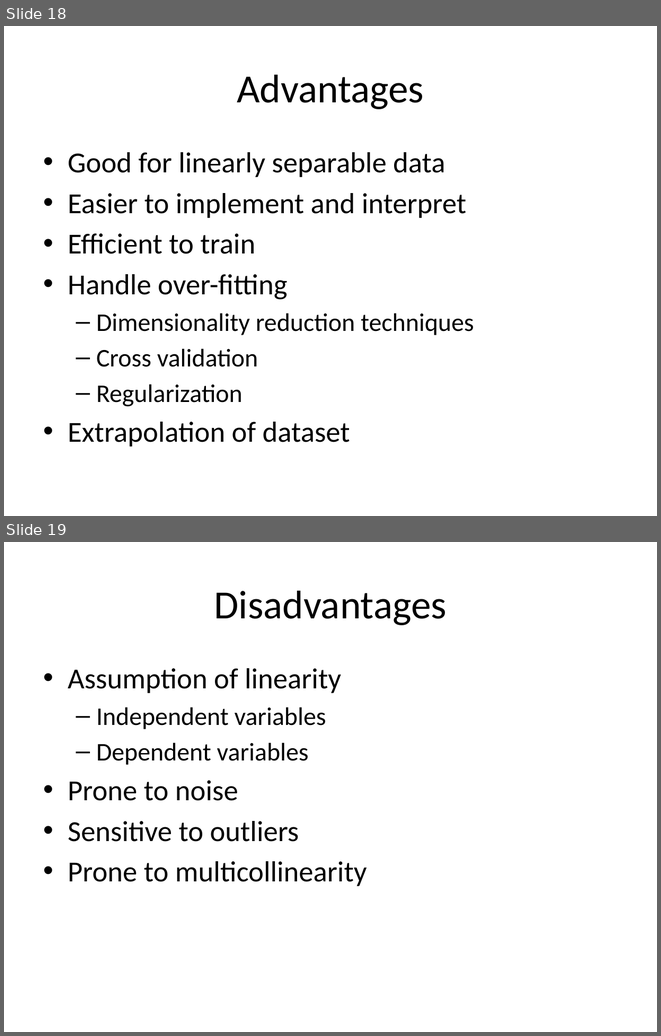
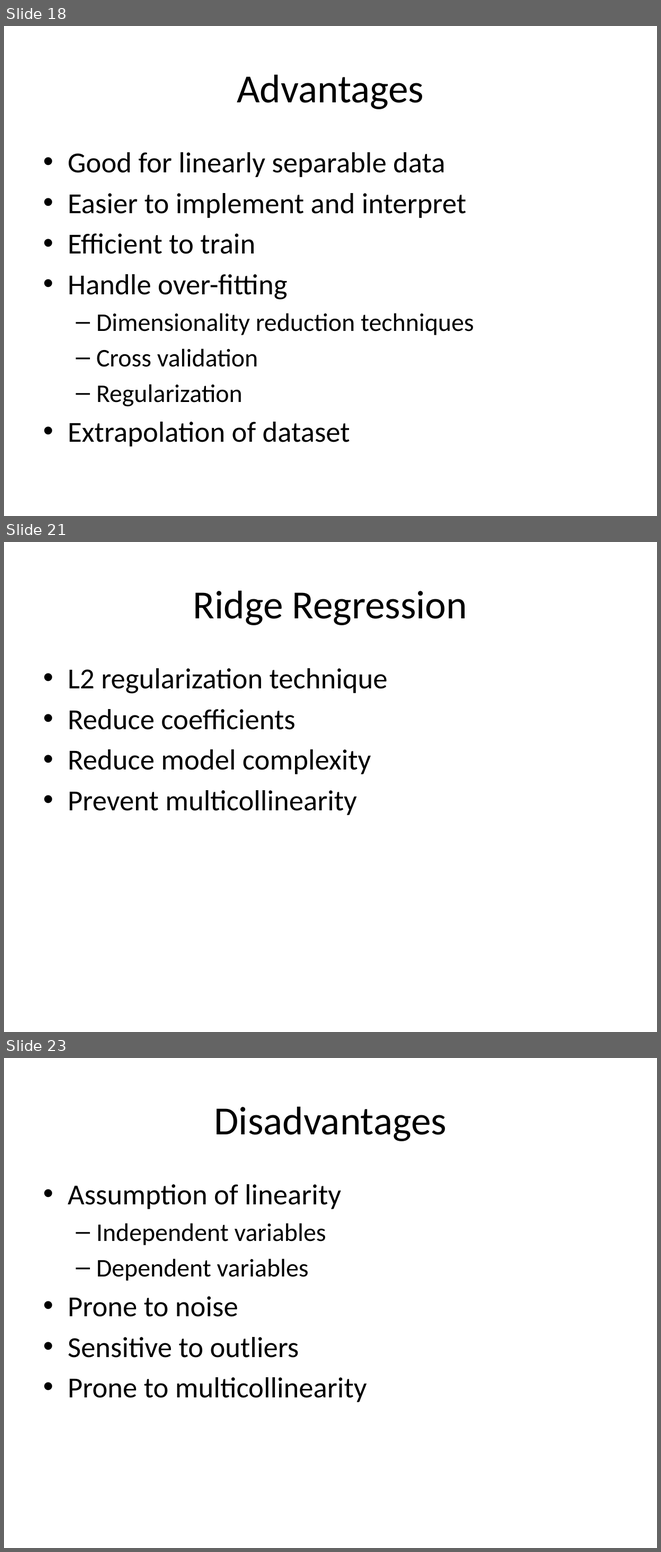
Before and after one commit to look4pritam/ArtificialIntelligence, a slide deck: MachineLearning/LinearRegression/LinearRegression.pptx. Shown one above the other, each under a label of ours: slides 18 and 19 before the commit, slides 18, 21 and 23 after it; the slides between them are not shown. The pictures are 661x1036 and 661x1552 pixels, drawn with LibreOffice and Linux fonts; fonts in the diff are those of the drawing. Boxes give left, top, right and bottom in pixels: in the first picture for what was removed or moved away, otherwise in the second. Text is boxed around its words. In the diff, an @@ line names an element or a change of style, - is before the commit and + after.

```diff
--- a/MachineLearning/LinearRegression/LinearRegression.pptx
+++ b/MachineLearning/LinearRegression/LinearRegression.pptx
@@ slide 21 added at (4,542,657,1032), background #FFFFFF @@
@@ title added at (193,590,467,625), 44 pt, text #000000 @@
+Ridge Regression
@@ text added at (68,668,388,815), 32 pt, text #000000 @@
+• L2 regularization technique
+• Reduce coefficients
+• Reduce model complexity
+• Prevent multicollinearity
@@ what was slide 19 is now slide 23 @@
```
Also in this commit, not shown: 3 other slides added.
